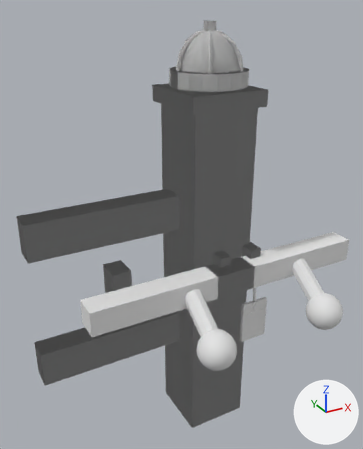
What one commit did to the glTF model godot/assets3d/props/quest_bolt.glb.
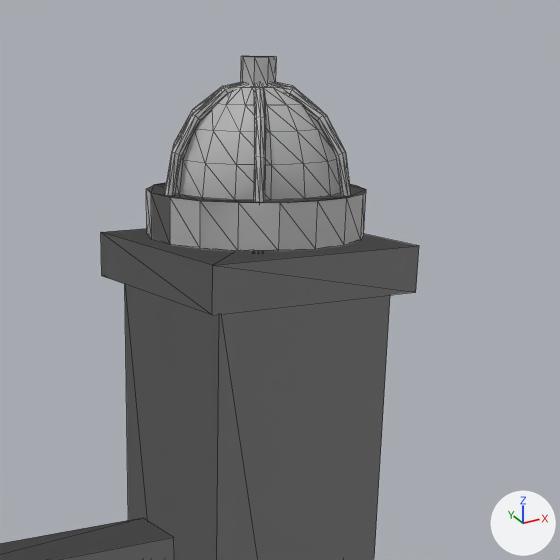
There are two pictures of each version: one whole from a camera (50 mm lens) standing at (-0.784, -1.264, 1.378) and looking at (-0.116, -0.049, 0.77), one close up on the part from 32% to 88% of the width and 0% to 45% of the height. The lights are fixed; the arrows at lower right show +X, +Y and +Z. The first two pictures are the older version. The close-ups show mesh edges as thin lines. Vertices at exactly the same position are counted once.

Names of what the first close-up shows: 'look_off', 'look_on'.
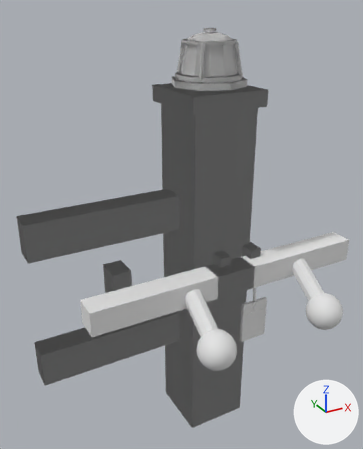
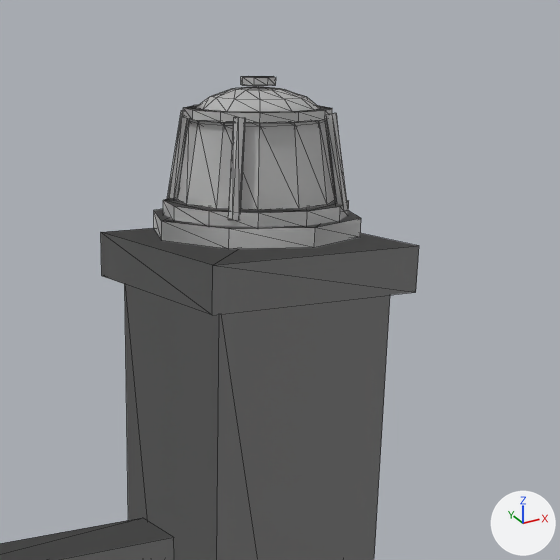
Patch to the scene script:
```diff
--- a/godot/assets3d/props/quest_bolt.glb.py
+++ b/godot/assets3d/props/quest_bolt.glb.py
@@ me_me_064 @@
 # used by ob_look_off; location = (0.0, 0.0, 0.0)
-me_me_064.from_pydata(...)  # 812 vertices, 1572 faces; spans x -0.567..0.121, y -0.381..0.121, z 0.0..1.335
+me_me_064.from_pydata(...)  # 468 vertices, 856 faces; spans x -0.567..0.121, y -0.381..0.121, z 0.0..1.316
+# me_me_064 part 1: a new loose piece, a 12-sided cut cone along z (radius 0.082 at the low end, 0.069 at the high end) spanning x -0.082..0.082, y -0.082..0.082, z 1.197..1.276
+# me_me_064 part 2: a new loose piece, a UV sphere (12 segments, 8 rings, poles along z) spanning x -0.069..0.069, y -0.069..0.069, z 1.241..1.307
+# me_me_064 part 3: a new loose piece, a 12-sided cylinder along z spanning x -0.0753..0.0753, y -0.0753..0.0753, z 1.2777..1.2867
+# me_me_064 part 4: 47 vertices moved from x -0.112..0.112, y -0.113..0.113, z 1.163..1.335 to x -0.111..0.111, y -0.111..0.111, z 1.164..1.316; 407 vertices removed from x -0.091..0.091, y -0.107..0.113, z 1.101..1.315; 57 vertices added at x -0.096..0.07, y -0.07..0.111, z 1.164..1.283
+# other edits to the shape of me_me_064 do not show in these pictures
@@ me_me_080 @@
 # used by ob_look_on; location = (0.0, 0.0, 0.0)
-me_me_080.from_pydata(...)  # 864 vertices, 1660 faces; spans x -0.567..0.446, y -0.381..0.121, z 0.0..1.335
+me_me_080.from_pydata(...)  # 520 vertices, 944 faces; spans x -0.567..0.446, y -0.381..0.121, z 0.0..1.316
+# me_me_080 part 5: the loose piece of 128 vertices spanning x -0.107..0.107, y -0.005..0.005, z 1.101..1.315 is deleted
+# me_me_080 part 6: 16 vertices moved from x -0.018..0.018, y -0.018..0.018, z 1.308..1.335 to x -0.018..0.018, y -0.018..0.018, z 1.308..1.316; 438 vertices removed from x -0.112..0.112, y -0.113..0.113, z 1.101..1.315; 48 vertices added at x -0.07..0.07, y -0.07..0.07, z 1.188..1.283
+# other edits to the shape of me_me_080 do not show in these pictures
```

Changed parts and their boxes (x1, y1, x2, y2) in the close-ups (560 x 560 px):
'look_on', reshaped (not visible afterwards)
    before: (0, 56, 419, 560)
'look_off', reshaped (mostly hidden before)
    before: (175, 85, 340, 196)
    after: (0, 76, 419, 560)
part 1 of me_me_064, added
    after: (177, 119, 335, 210)
part 2 of me_me_064, added
    after: (195, 86, 320, 124)
part 3 of me_me_064, added
    after: (183, 105, 332, 123)
part 4 of me_me_064, cut back (mostly hidden before)
    before: (175, 85, 340, 196)
    after: (154, 110, 348, 239)
part 5 of me_me_080, deleted (mostly hidden)
    before: (164, 82, 316, 196)
part 6 of me_me_080, cut back
    before: (146, 56, 366, 253)
